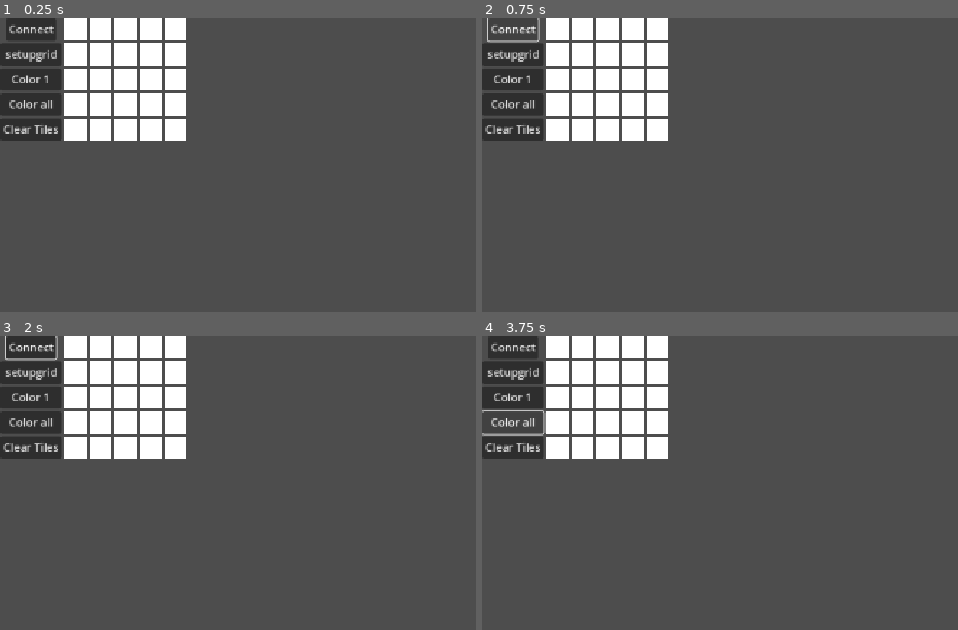
Above: before the commit, frames 1-4 (two rows, left to right).
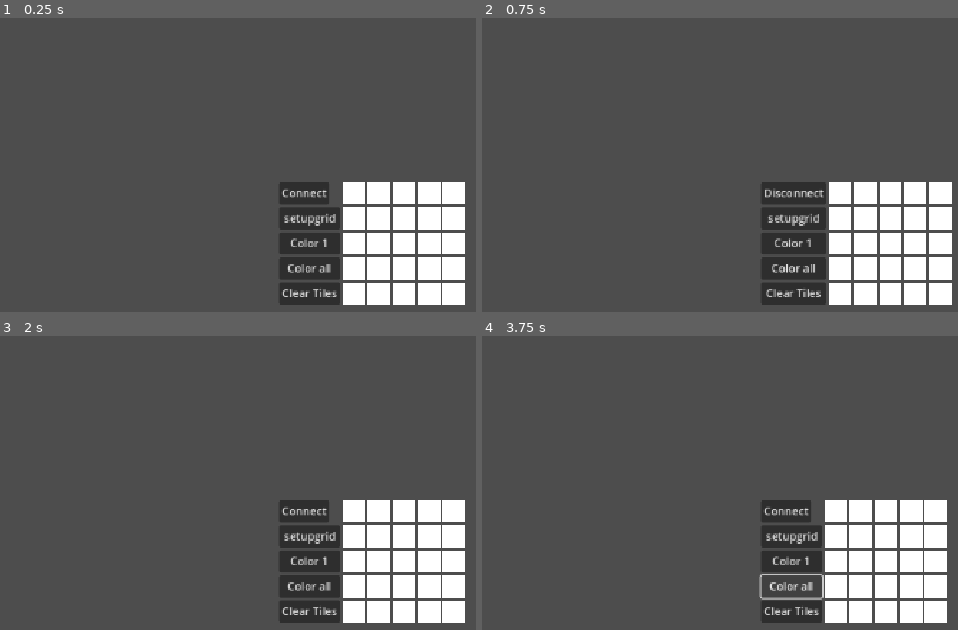
Above: after the commit, the same moments.

Repository: Immortal-Gnome/tcp-proto-client
Game: Godot game, scene res://main.tscn
Two runs of this game, one before a commit and one after it. Both use one fixed random seed, a clock stepped at 60 frames per second and the inputs below.
Inputs (mouse positions are in pixels of both pictures, inside the frame that each line leads up to):
- Up to frame 1 (0.25 s): no input
- Up to frame 2 (0.75 s): click "Connect" at 0.5 s
- Up to frame 3 (2 s): click (309, 512) at 1.25 s, where only the run after the commit has a clickable "Disconnect"
- Up to frame 4 (3.75 s): click "setupgrid" at 2 s; click "Color 1" at 2.75 s; click "Color all" at 3.5 s

The runs differ from the first frame. In frame 1, 26% of the frame differs, in the area x 0-98%, y 0-98%; in frame 2, 26%; in frame 3, 26%; in frame 4, 25%.
Error after the commit: Cannot call method 'disconnect_from_host' on a null value. (res://client.gd:46)

Commit message:
add: testing converting proto files and also better connection for client to and message sending

Diff:
--- a/client.gd
+++ b/client.gd
@@ -2,7 +2,7 @@
 extends Node
 
 var status: int = 0
-var stream: StreamPeerTCP = null
+var peer: StreamPeerTCP = null
 @onready var timeout_timer: Timer = Timer.new()
 
 const proto = preload("res://proto/data.proto.gd")
@@ -14,58 +14,103 @@
 	timeout_timer.one_shot = true
 	timeout_timer.wait_time = 5.0
 	add_child(timeout_timer)
-	timeout_timer.timeout.connect(_on_connection_timeout)
+	#timeout_timer.timeout.connect(_on_connection_timeout)
 
-func connect_to_host(host: String, port: int) -> String:
+func connect_client(host: String, port:int) -> String:
 	print("Connecting to %s:%d" % [host, port])
-	stream = StreamPeerTCP.new()
-
-	if stream.connect_to_host(host, port) != OK:
+	peer = StreamPeerTCP.new()
+	if peer.connect_to_host(host, port) != OK:
 		print("ERROR connecting to host.")
-		reset_stream()
+		disconnect_client()
 		return ""
 
-	print("INFO connected to ", stream.get_connected_host(), ':', stream.get_connected_port())
-	print("INFO port ", stream.get_local_port())
-
+	print("INFO connected to ", peer.get_connected_host(), ':', peer.get_connected_port())
+	print("INFO port ", peer.get_local_port())
 	timeout_timer.start()
-	while (stream.get_status() == StreamPeerTCP.STATUS_CONNECTING):
+	while (peer.get_status() == StreamPeerTCP.STATUS_CONNECTING):
 		if timeout:
 			print("ERROR timeout")
-			reset_stream()
+			disconnect_client()
 			return ""
 		await get_tree().create_timer(0.1).timeout
-		stream.poll()
+		peer.poll()
+		if peer.get_status() == StreamPeerTCP.STATUS_ERROR:
+			print("ERROR CONNECTING!!!")
+			disconnect_client()
+			return "FUCK"
+		elif peer.get_status() == StreamPeerTCP.STATUS_CONNECTED:
+			return "Connected Successfully"
+	return "DUNNO WHAT HAPPENED"
 
-	if stream.get_status() == StreamPeerTCP.STATUS_ERROR:
-		print("ERROR CONNECTING!!!")
-		reset_stream()
-		return "FUCK"
+func disconnect_client() -> bool:
+	peer.disconnect_from_host()
+	peer = null
+	print("DISCONNECTED FROM SERVER")
+	print("________________________")
+	return true
 
-	var length = stream.get_available_bytes()
-	var bytes = stream.get_data(length)
-	if bytes[0] != OK:
-		print("ERROR on receive")
-		reset_stream()
-		return ""
-	bytes = bytes[1]
+func send_message(msg:int):
+	#print("1 :" + str(var_to_bytes(1)))
+	#print("2 :" + str(var_to_bytes(1)))
+	#print("bytes:" + str(var_to_bytes(msg)))
+	peer.put_32(msg)
+	#peer.put_data(var_to_bytes(msg))
+	pass
 
-	print("received %d bytes" % [length])
-	print("bytes: ", bytes)
 
-	var data = proto.Data.new()
-	var res = data.from_bytes(bytes)
-	if res != proto.PB_ERR.NO_ERRORS:
-		print("ERROR could not deserialize")
-		reset_stream()
-		return ""
 
-	reset_stream()
-	return "value: " + str(data.get_value()) + ", time: " + str(data.get_timestamp())
 
-func _on_connection_timeout() -> void:
-	timeout = true
 
-func reset_stream() -> void:
-	stream.disconnect_from_host()
-	stream = null
+#func connect_to_host(host: String, port: int) -> String:
+	#print("Connecting to %s:%d" % [host, port])
+	#stream = StreamPeerTCP.new()
+#
+	#if stream.connect_to_host(host, port) != OK:
+		#print("ERROR connecting to host.")
+		#reset_stream()
+		#return ""
+		#
+	#print("INFO connected to ", stream.get_connected_host(), ':', stream.get_connected_port())
+	#print("INFO port ", stream.get_local_port())
+	#
+	#timeout_timer.start()
+	#while (stream.get_status() == StreamPeerTCP.STATUS_CONNECTING):
+		#if timeout:
+			#print("ERROR timeout")
+			#reset_stream()
+			#return ""
+		#await get_tree().create_timer(0.1).timeout
+		#stream.poll()
+	#
+	#if stream.get_status() == StreamPeerTCP.STATUS_ERROR:
+		#print("ERROR CONNECTING!!!")
+		#reset_stream()
+		#return "FUCK"
+	#
+	#var length = stream.get_available_bytes()
+	#var bytes = stream.get_data(length)
+	#if bytes[0] != OK:
+		#print("ERROR on receive")
+		#reset_stream()
+		#return ""
+	#bytes = bytes[1]
+#
+	#print("received %d bytes" % [length])
+	#print("bytes: ", bytes)
+#
+	#var data = proto.Data.new()
+	#var res = data.from_bytes(bytes)
+	#if res != proto.PB_ERR.NO_ERRORS:
+		#print("ERROR could not deserialize")
+		#reset_stream()
+		#return ""
+	#
+	#reset_stream()
+	#return "value: " + str(data.get_value()) + ", time: " + str(data.get_timestamp())
+#
+#func _on_connection_timeout() -> void:
+	#timeout = true
+#
+#func reset_stream() -> void:
+	#stream.disconnect_from_host()
+	#stream = null
--- a/main.gd
+++ b/main.gd
@@ -1,12 +1,13 @@
 extends Node2D
 
-const HOST: String = "192.168.1.235" # fazil - 51.20.64.237
+const HOST: String = "192.168.1.236" # fazil - 51.20.64.237
 const PORT: int = 7000
 
 @onready var client: Client = Client.new()
 
 
 @onready var connect_btn: Button = %ConnectBtn
+@onready var disconnect_btn : Button = %DisconnectBtn
 @onready var setupgrid_btn: Button = %SetupGridBtn
 @onready var color1_btn: Button = %Color1Btn
 @onready var colorall_btn: Button = %ColorAllBtn
@@ -16,6 +17,7 @@
 func _ready() -> void:
 	add_child(client)
 	connect_btn.pressed.connect(_on_connect_button_pressed)
+	disconnect_btn.pressed.connect(_on_disconnect_button_pressed)
 	setupgrid_btn.pressed.connect(_on_setupgrid_button_pressed)
 	color1_btn.pressed.connect(_on_color1_button_pressed)
 	colorall_btn.pressed.connect(_on_colorall_button_pressed)
@@ -23,18 +25,37 @@
 
 
 func _on_connect_button_pressed() -> void:
-	var res = await client.connect_to_host(HOST, PORT)
+	var res = await client.connect_client(HOST, PORT)
 	print(res)
 	label.text = res
+	connect_btn.hide()
+	disconnect_btn.show()
+
+func _on_disconnect_button_pressed() -> void:
+	var res = await client.disconnect_client()
+	disconnect_btn.hide()
+	connect_btn.show()
+
 
 func _on_setupgrid_button_pressed() -> void:
+	print("try_send_msg: SETUP GRID")
+	await client.send_message(1)
 	pass
 
+
 func _on_color1_button_pressed() -> void:
+	print("try_send_msg: COLOR RANDOM")
+	await client.send_message(2)
 	pass
 
+
 func _on_colorall_button_pressed() -> void:
+	print("try_send_msg: COLOR ALL")
+	await client.send_message(3)
 	pass
 
+
 func _on_clear_button_pressed() -> void:
+	print("try_send_msg: CLEAR GRID")
+	await client.send_message(4)
 	pass
--- a/main.tscn
+++ b/main.tscn
@@ -32,23 +32,43 @@
 
 [node name="Control2" type="Control" parent="CanvasLayer"]
 layout_mode = 3
-anchors_preset = 0
-offset_right = 40.0
-offset_bottom = 40.0
+anchors_preset = 15
+anchor_right = 1.0
+anchor_bottom = 1.0
+grow_horizontal = 2
+grow_vertical = 2
 
 [node name="HBoxContainer" type="HBoxContainer" parent="CanvasLayer/Control2"]
-layout_mode = 0
-offset_right = 40.0
-offset_bottom = 40.0
+layout_mode = 1
+anchors_preset = 8
+anchor_left = 0.5
+anchor_top = 0.5
+anchor_right = 0.5
+anchor_bottom = 0.5
+offset_left = -175.0
+offset_top = -88.0
+offset_right = 175.0
+offset_bottom = 88.0
+grow_horizontal = 2
+grow_vertical = 2
 
 [node name="VBoxContainer" type="VBoxContainer" parent="CanvasLayer/Control2/HBoxContainer"]
 layout_mode = 2
 
-[node name="ConnectBtn" type="Button" parent="CanvasLayer/Control2/HBoxContainer/VBoxContainer"]
+[node name="HBoxContainer" type="HBoxContainer" parent="CanvasLayer/Control2/HBoxContainer/VBoxContainer"]
+layout_mode = 2
+
+[node name="ConnectBtn" type="Button" parent="CanvasLayer/Control2/HBoxContainer/VBoxContainer/HBoxContainer"]
 unique_name_in_owner = true
 layout_mode = 2
 size_flags_horizontal = 4
 text = "Connect"
+
+[node name="DisconnectBtn" type="Button" parent="CanvasLayer/Control2/HBoxContainer/VBoxContainer/HBoxContainer"]
+unique_name_in_owner = true
+visible = false
+layout_mode = 2
+text = "Disconnect"
 
 [node name="SetupGridBtn" type="Button" parent="CanvasLayer/Control2/HBoxContainer/VBoxContainer"]
 unique_name_in_owner = true
--- a/proto/data.proto.gd
+++ b/proto/data.proto.gd
@@ -749,4 +749,130 @@
 			return PB_ERR.PARSE_INCOMPLETE
 		return result
 
+class Color_Data:
+	func _init():
+		var service
+
+		__r = PBField.new("r", PB_DATA_TYPE.BYTES, PB_RULE.OPTIONAL, 1, true, DEFAULT_VALUES_3[PB_DATA_TYPE.BYTES])
+		service = PBServiceField.new()
+		service.field = __r
+		data[__r.tag] = service
+
+		__g = PBField.new("g", PB_DATA_TYPE.BYTES, PB_RULE.OPTIONAL, 2, true, DEFAULT_VALUES_3[PB_DATA_TYPE.BYTES])
+		service = PBServiceField.new()
+		service.field = __g
+		data[__g.tag] = service
+
+		__b = PBField.new("b", PB_DATA_TYPE.BYTES, PB_RULE.OPTIONAL, 3, true, DEFAULT_VALUES_3[PB_DATA_TYPE.BYTES])
+		service = PBServiceField.new()
+		service.field = __b
+		data[__b.tag] = service
+
+	var data = {}
+
+	var __r: PBField
+	func has_r() -> bool:
+		if __r.value != null:
+			return true
+		return false
+	func get_r() -> PackedByteArray:
+		return __r.value
+	func clear_r() -> void:
+		data[1].state = PB_SERVICE_STATE.UNFILLED
+		__r.value = DEFAULT_VALUES_3[PB_DATA_TYPE.BYTES]
+	func set_r(value : PackedByteArray) -> void:
+		__r.value = value
+
+	var __g: PBField
+	func has_g() -> bool:
+		if __g.value != null:
+			return true
+		return false
+	func get_g() -> PackedByteArray:
+		return __g.value
+	func clear_g() -> void:
+		data[2].state = PB_SERVICE_STATE.UNFILLED
+		__g.value = DEFAULT_VALUES_3[PB_DATA_TYPE.BYTES]
+	func set_g(value : PackedByteArray) -> void:
+		__g.value = value
+
+	var __b: PBField
+	func has_b() -> bool:
+		if __b.value != null:
+			return true
+		return false
+	func get_b() -> PackedByteArray:
+		return __b.value
+	func clear_b() -> void:
+		data[3].state = PB_SERVICE_STATE.UNFILLED
+		__b.value = DEFAULT_VALUES_3[PB_DATA_TYPE.BYTES]
+	func set_b(value : PackedByteArray) -> void:
+		__b.value = value
+
+	func _to_string() -> String:
+		return PBPacker.message_to_string(data)
+
+	func to_bytes() -> PackedByteArray:
+		return PBPacker.pack_message(data)
+
+	func from_bytes(bytes : PackedByteArray, offset : int = 0, limit : int = -1) -> int:
+		var cur_limit = bytes.size()
+		if limit != -1:
+			cur_limit = limit
+		var result = PBPacker.unpack_message(data, bytes, offset, cur_limit)
+		if result == cur_limit:
+			if PBPacker.check_required(data):
+				if limit == -1:
+					return PB_ERR.NO_ERRORS
+			else:
+				return PB_ERR.REQUIRED_FIELDS
+		elif limit == -1 && result > 0:
+			return PB_ERR.PARSE_INCOMPLETE
+		return result
+
+class Request_Data:
+	func _init():
+		var service
+
+		__type = PBField.new("type", PB_DATA_TYPE.INT32, PB_RULE.OPTIONAL, 1, true, DEFAULT_VALUES_3[PB_DATA_TYPE.INT32])
+		service = PBServiceField.new()
+		service.field = __type
+		data[__type.tag] = service
+
+	var data = {}
+
+	var __type: PBField
+	func has_type() -> bool:
+		if __type.value != null:
+			return true
+		return false
+	func get_type() -> int:
+		return __type.value
+	func clear_type() -> void:
+		data[1].state = PB_SERVICE_STATE.UNFILLED
+		__type.value = DEFAULT_VALUES_3[PB_DATA_TYPE.INT32]
+	func set_type(value : int) -> void:
+		__type.value = value
+
+	func _to_string() -> String:
+		return PBPacker.message_to_string(data)
+
+	func to_bytes() -> PackedByteArray:
+		return PBPacker.pack_message(data)
+
+	func from_bytes(bytes : PackedByteArray, offset : int = 0, limit : int = -1) -> int:
+		var cur_limit = bytes.size()
+		if limit != -1:
+			cur_limit = limit
+		var result = PBPacker.unpack_message(data, bytes, offset, cur_limit)
+		if result == cur_limit:
+			if PBPacker.check_required(data):
+				if limit == -1:
+					return PB_ERR.NO_ERRORS
+			else:
+				return PB_ERR.REQUIRED_FIELDS
+		elif limit == -1 && result > 0:
+			return PB_ERR.PARSE_INCOMPLETE
+		return result
+
 ################ USER DATA END #################
Not shown, changed: proto/data.proto
